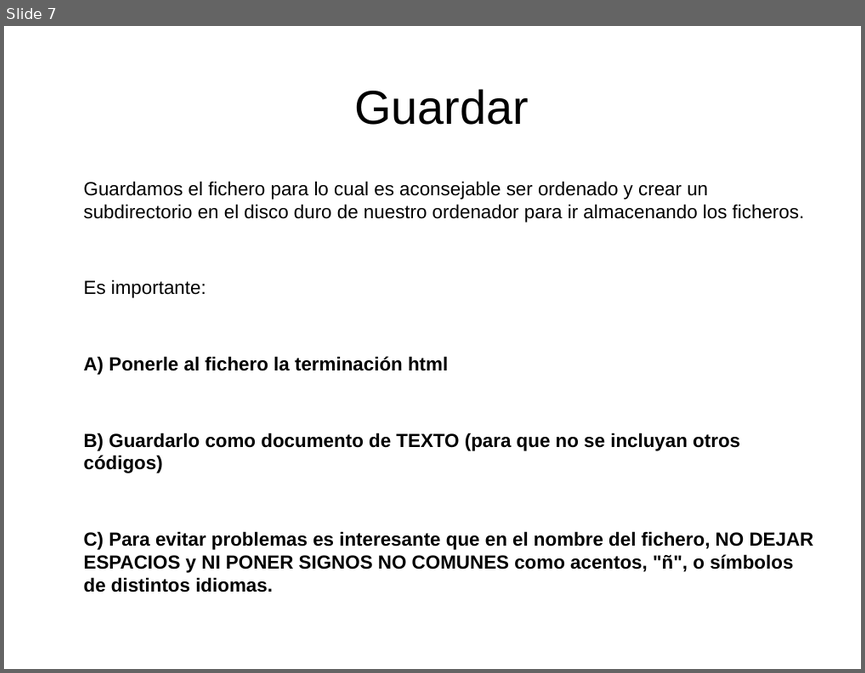
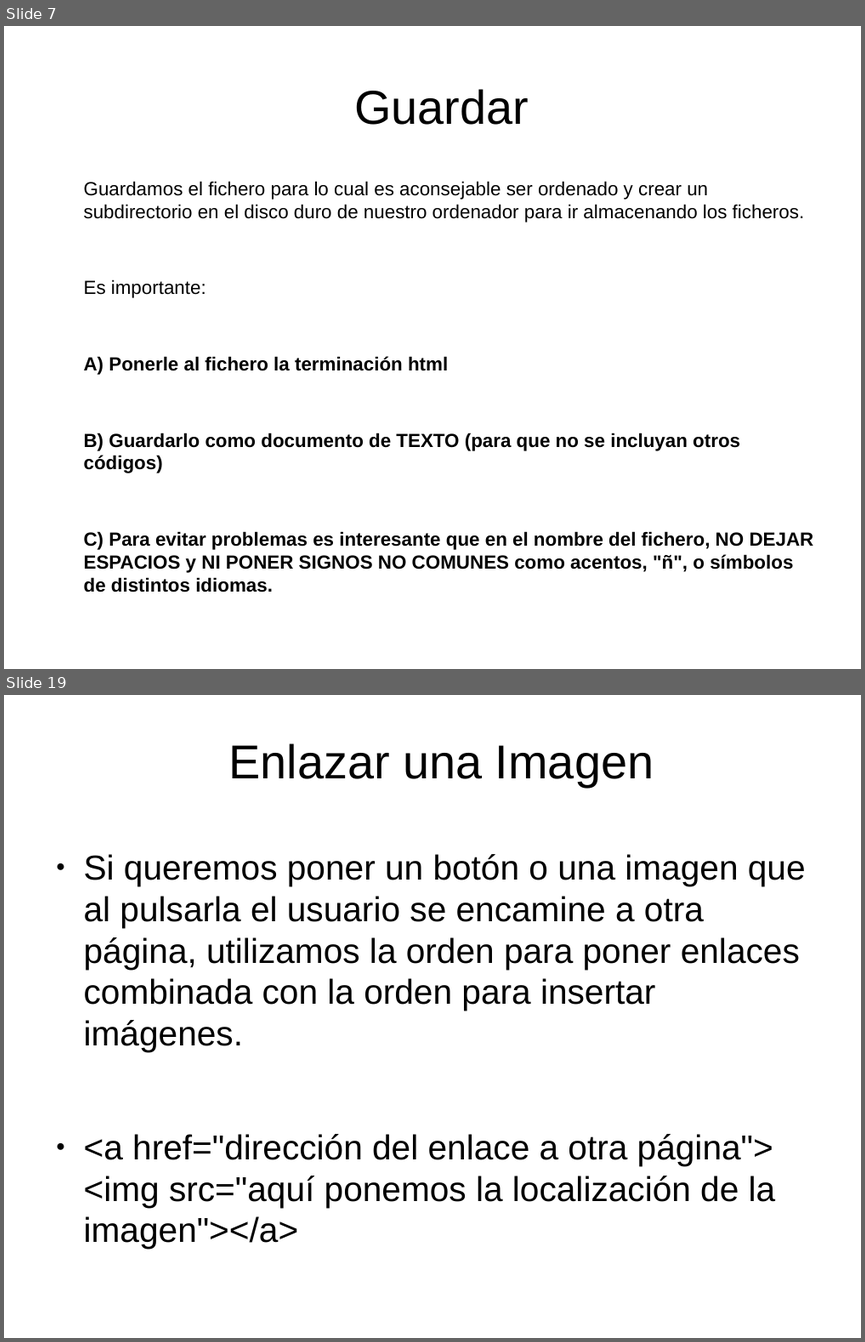
Before and after one commit to oslugr/campus15, a slide deck: Grupo mediano/Presentacion Html para Campus 15.odp. Shown one above the other, each under a label of ours: slide 7 before the commit, slides 7 and 19 after it; the slides between them are not shown. The pictures are 865x673 and 865x1342 pixels, drawn with LibreOffice and Linux fonts; fonts in the diff are those of the drawing. Boxes give left, top, right and bottom in pixels: in the first picture for what was removed or moved away, otherwise in the second. Text is boxed around its words. In the diff, an @@ line names an element or a change of style, - is before the commit and + after.

```diff
--- a/Grupo mediano/Presentacion Html para Campus 15.odp
+++ b/Grupo mediano/Presentacion Html para Campus 15.odp
@@ slide 19 added at (x1=4, y1=695, x2=861, y2=1338), background #FFFFFF @@
@@ title added at (x1=228, y1=743, x2=653, y2=787), 44 pt, text #000000 @@
+Enlazar una Imagen
@@ text added at (x1=84, y1=854, x2=806, y2=1207), 32 pt, text #000000 @@
+● Si queremos poner un botón o una imagen que al pulsarla el usuario se encamine a otra página, utilizamos la orden para poner enlaces combinada con la orden para insertar imágenes.
+● <a href="dirección del enlace a otra página"> <img src="aquí ponemos la localización de la imagen"></a>
```
Also in this commit, not shown: 14 other slides added.
